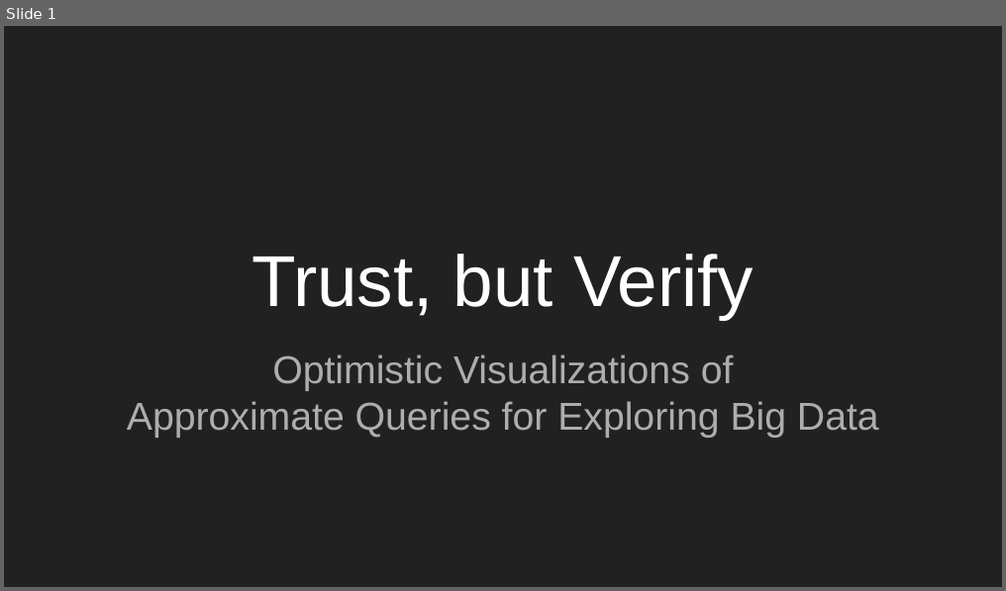
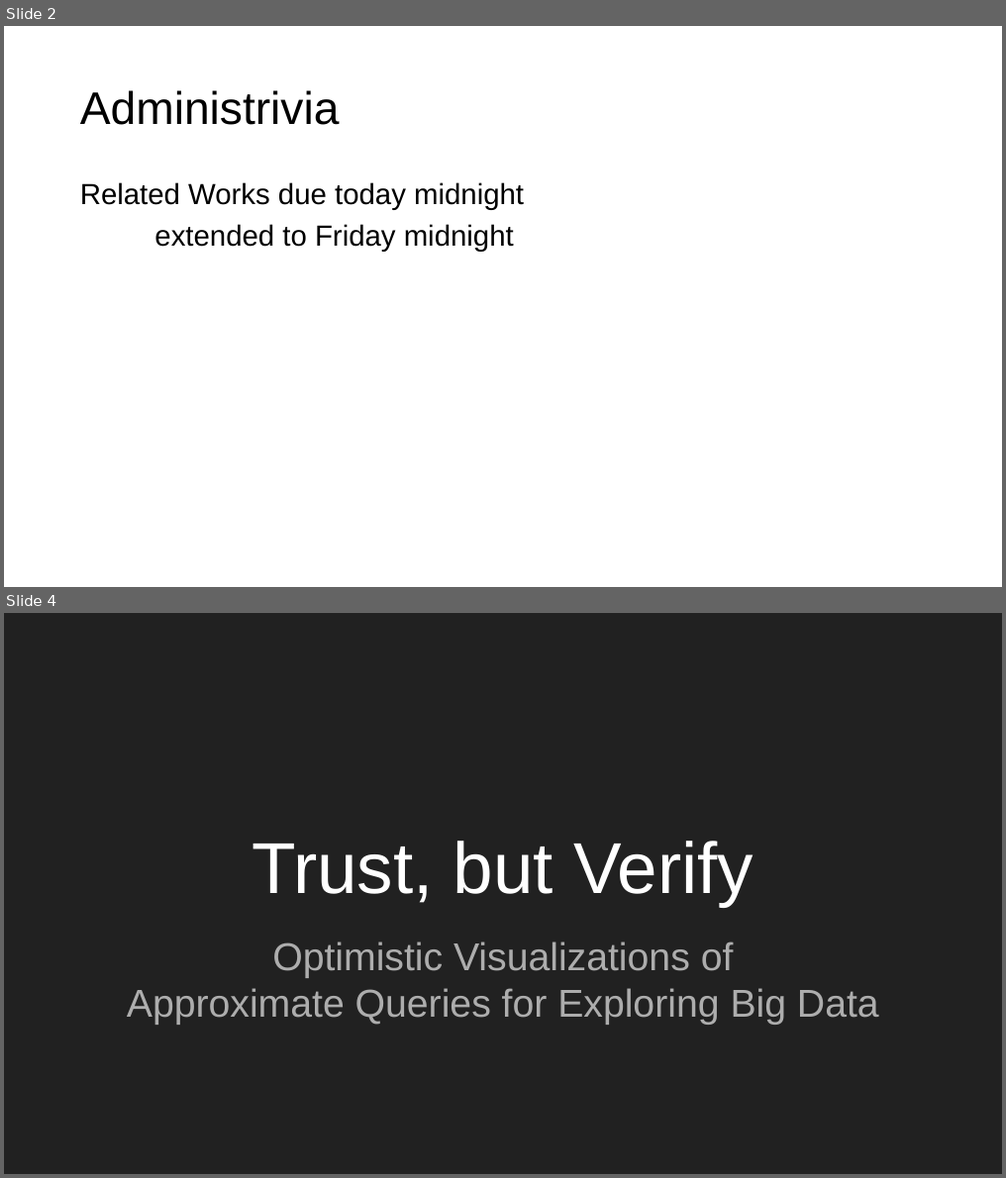
Before and after one commit to columbiaviz/columbiaviz.github.io, a slide deck: 2020s_w6998/lecs/07_approximation.pptx. Shown one above the other, each under a label of ours: slide 1 before the commit, slides 2 and 4 after it; the slides between them are not shown. The pictures are 1006x591 and 1006x1178 pixels, drawn with LibreOffice and Linux fonts; fonts in the diff are those of the drawing. Boxes give left, top, right and bottom in pixels: in the first picture for what was removed or moved away, otherwise in the second. Text is boxed around its words. In the diff, an @@ line names an element or a change of style, - is before the commit and + after.

```diff
--- a/2020s_w6998/lecs/07_approximation.pptx
+++ b/2020s_w6998/lecs/07_approximation.pptx
@@ slide 2 added at <box>4,26,1002,587</box>, background #FFFFFF @@
@@ title added at <box>80,90,340,125</box>, 44 pt, text #000000 @@
+Administrivia
@@ text added at <box>80,182,524,252</box>, 28 pt, text #000000 @@
+Related Works due today midnight
+extended to Friday midnight
@@ what was slide 1 is now slide 4 @@
```
Also in this commit, not shown: 27 slides changed, 11 other slides added, 1 slide removed, 1 other file.
